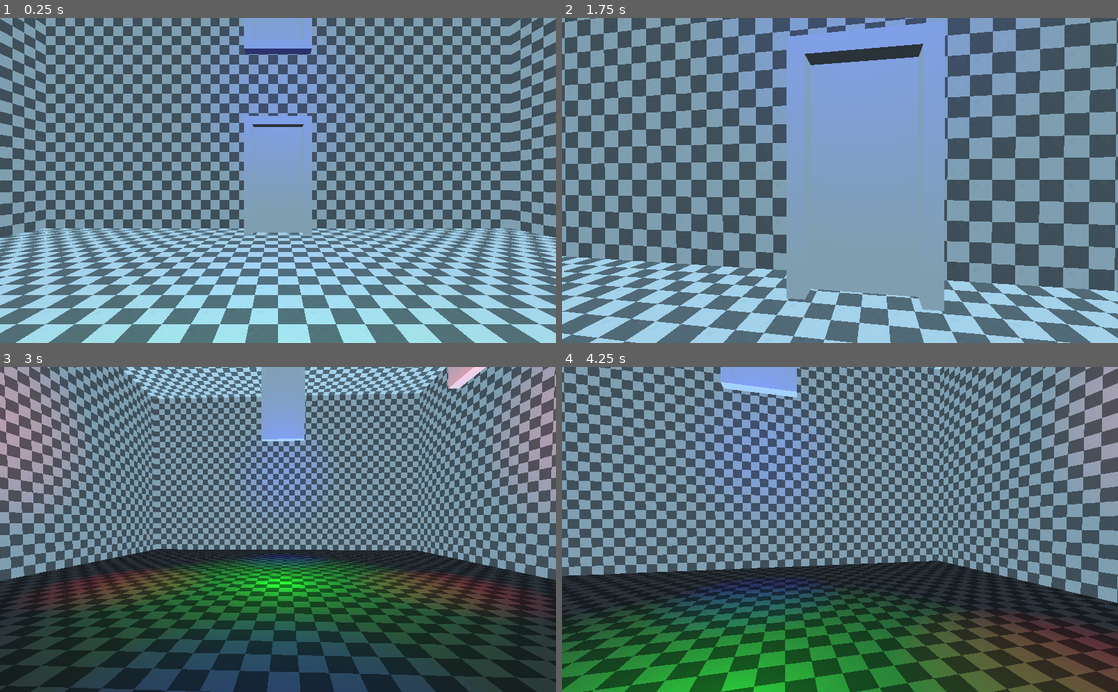
Above: before the commit, frames 1-4 (two rows, left to right).
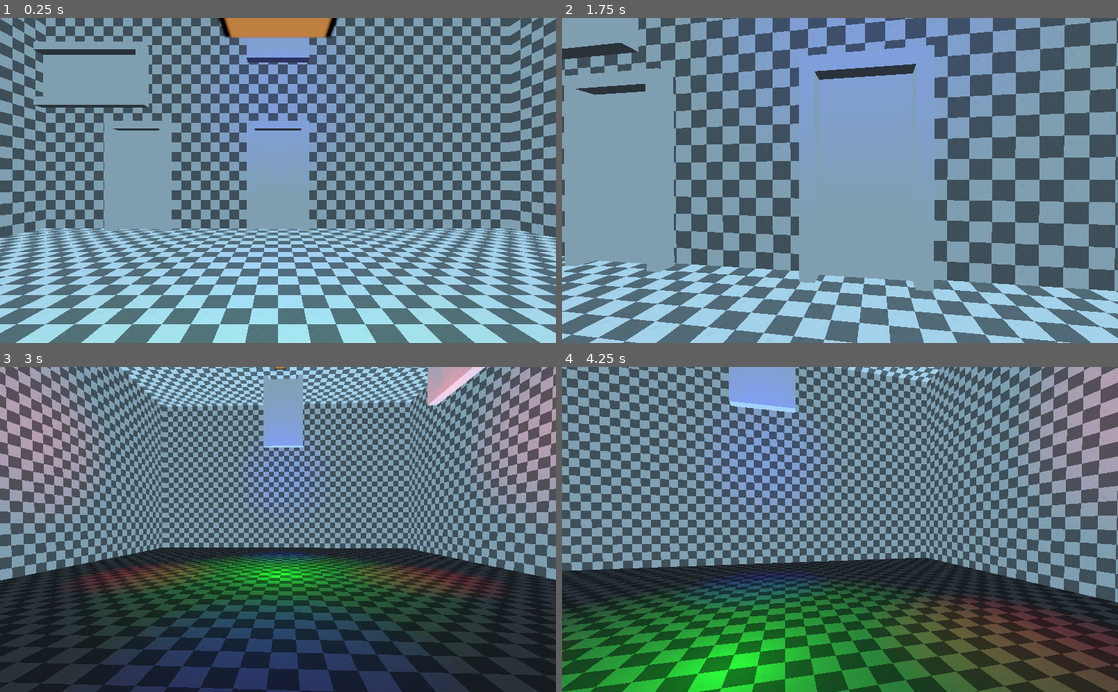
Above: after the commit, the same moments.

Repository: Krazy-J/door-in-the-wall
Game: Godot game, scene res://Main.tscn
The game is run twice, just before and just after one commit, with the same random seed, the same clock (stepped at 60 frames per second) and the same inputs.
Inputs (mouse positions are in pixels of both pictures, inside the frame that each line leads up to):
- Up to frame 1 (0.25 s): no input
- Up to frame 2 (1.75 s): move the mouse to (867, 180) at 0.52 s; press the mouse at (867, 180) at 0.53 s; hold W (move_forward) from 0.53 s (still down); move the mouse to (812, 180) at 1.27 s; release the mouse at (812, 180) at 1.28 s; click (812, 180) at 1.35 s
- Up to frame 3 (3 s): keep holding W (move_forward); move the mouse to (289, 523) at 2.02 s; press the mouse at (289, 523) at 2.03 s; move the mouse to (272, 536) at 2.77 s; release the mouse at (272, 536) at 2.78 s; click (272, 536) at 2.85 s
- Up to frame 4 (4.25 s): keep holding W (move_forward); move the mouse to (878, 532) at 3.52 s; press the mouse at (878, 532) at 3.53 s

The runs differ from the first frame. In frame 1, 6.5% of the frame differs, in the area x 6-61%, y 0-67%; in frame 2, 13%; in frame 3, 74%, in the area x 0-100%, y 0-100%; in frame 4, 69%.

Commit message:
Door things
Added a few door things.

Diff:
--- a/objects/SpriteTest.tscn
+++ b/objects/SpriteTest.tscn
@@ -17,7 +17,7 @@
 "times": PoolRealArray( 0, 1, 2, 3, 4, 5, 6, 7 ),
 "transitions": PoolRealArray( 2, 0.5, 2, 0.5, 2, 0.5, 2, 0.5 ),
 "update": 0,
-"values": [ Vector3( -8, -5, 0 ), Vector3( -8, -4, 0.5 ), Vector3( -8, -5, 0 ), Vector3( -8, -4, -0.5 ), Vector3( -8, -5, 0 ), Vector3( -8, -4, 0.5 ), Vector3( -8, -5, 0 ), Vector3( -8, -4, -0.5 ) ]
+"values": [ Vector3( 0, 4, 0 ), Vector3( 0, 5, 0.5 ), Vector3( 0, 4, 0 ), Vector3( 0, 5, -0.5 ), Vector3( 0, 4, 0 ), Vector3( 0, 5, 0.5 ), Vector3( 0, 4, 0 ), Vector3( 0, 5, -0.5 ) ]
 }
 tracks/1/type = "value"
 tracks/1/path = NodePath(".:rotation_degrees")
@@ -45,7 +45,7 @@
 }
 
 [node name="SpriteTest" type="Sprite3D"]
-transform = Transform( -5.67438, 1.98428e-006, -8.74228e-008, 9.92141e-007, 11.3488, -1.74846e-007, 4.9607e-007, -1.98428e-006, -1, -8, -4.77825, -0.110875 )
+transform = Transform( 2, 0, 0, 0, 4.25707, -1.74846e-07, 0, 7.4433e-07, 1, 0, 4.4115, -0.205749 )
 texture = ExtResource( 1 )
 region_rect = Rect2( 0, 0, 64, 64 )
 script = ExtResource( 2 )
--- a/rooms/Test.tscn
+++ b/rooms/Test.tscn
@@ -16,16 +16,25 @@
 
 [node name="1" parent="Doors" instance=ExtResource( 2 )]
 editor/display_folded = true
-transform = Transform( 1.19249e-008, 0, -1, 0, 1, 0, 1, 0, 1.19249e-008, 0, 0, 10 )
+transform = Transform( 1.19249e-08, 0, -1, 0, 1, 0, 1, 0, 1.19249e-08, 0, 0, 10 )
 
 [node name="2" parent="Doors" instance=ExtResource( 2 )]
 editor/display_folded = true
-transform = Transform( -4.37114e-008, 0, 1, 0, 1, 0, -1, 0, -4.37114e-008, 0, 0, -14 )
+transform = Transform( -4.37114e-08, 0, 1, 0, 1, 0, -1, 0, -4.37114e-08, 0, 0, -15 )
 exitDoorID = 3
 
 [node name="3" parent="Doors" instance=ExtResource( 2 )]
-transform = Transform( -4.37114e-008, -8.74228e-008, -1, 0, -1, 8.74228e-008, -1, 3.82137e-015, 4.37114e-008, 0, 18, -14 )
+transform = Transform( -4.37114e-08, -8.74228e-08, -1, 0, -1, 8.74228e-08, -1, 3.82137e-15, 4.37114e-08, 0, 18, -15 )
 exitDoorID = 2
+
+[node name="4" parent="Doors" instance=ExtResource( 2 )]
+editor/display_folded = true
+transform = Transform( -4.37114e-08, 0, 1, 0, 1, 0, -1, 0, -4.37114e-08, -9, 0, -15 )
+exitDoorID = 5
+
+[node name="5" parent="Doors" instance=ExtResource( 2 )]
+transform = Transform( 1.91069e-15, 1, -4.37114e-08, -4.37114e-08, -4.37114e-08, -1, -1, 3.82137e-15, 4.37114e-08, -15.5, 10, -15 )
+exitDoorID = 4
 
 [node name="OmniLight-Y" type="OmniLight" parent="."]
 transform = Transform( 1, 0, 0, 0, 1, 0, 0, 0, 1, 0, 1, 0 )
@@ -58,4 +67,4 @@
 omni_range = 10.0
 
 [node name="SpriteTest" parent="." instance=ExtResource( 3 )]
-transform = Transform( -5.67438, 1.98428e-006, -8.74228e-008, 9.92141e-007, 11.3488, -1.74846e-007, 4.9607e-007, -1.98428e-006, -1, -8, 4.22175, -0.110875 )
+transform = Transform( -5.67438, 1.98428e-06, -8.74228e-08, 9.92141e-07, 11.3488, -1.74846e-07, 4.9607e-07, -1.98428e-06, -1, -8, 4.22175, -0.110875 )
